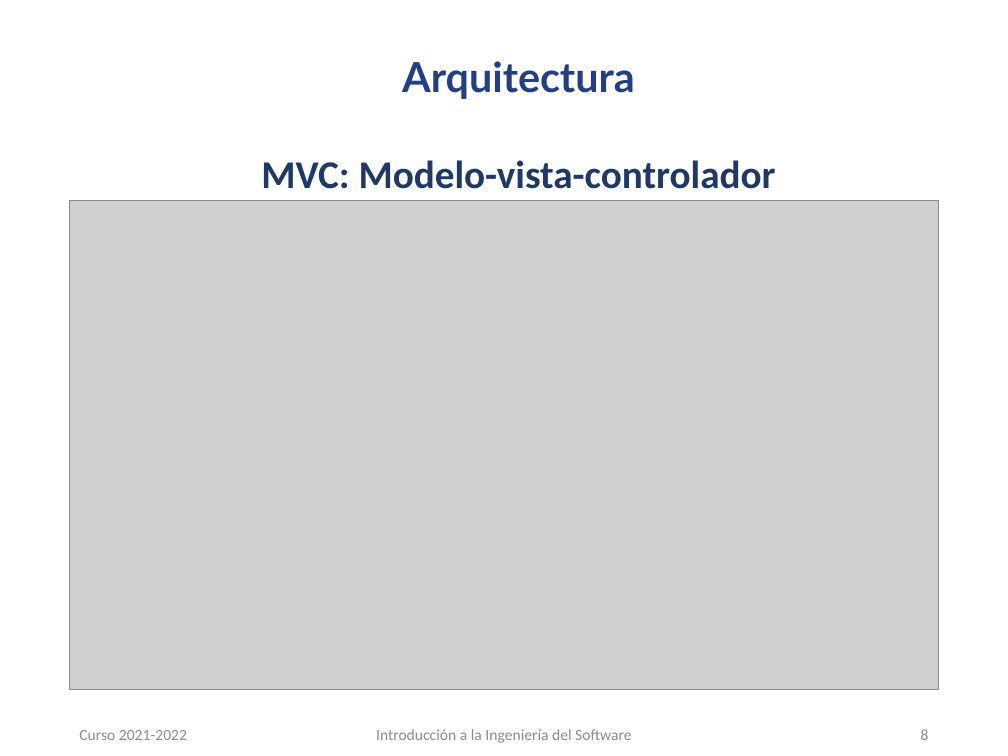
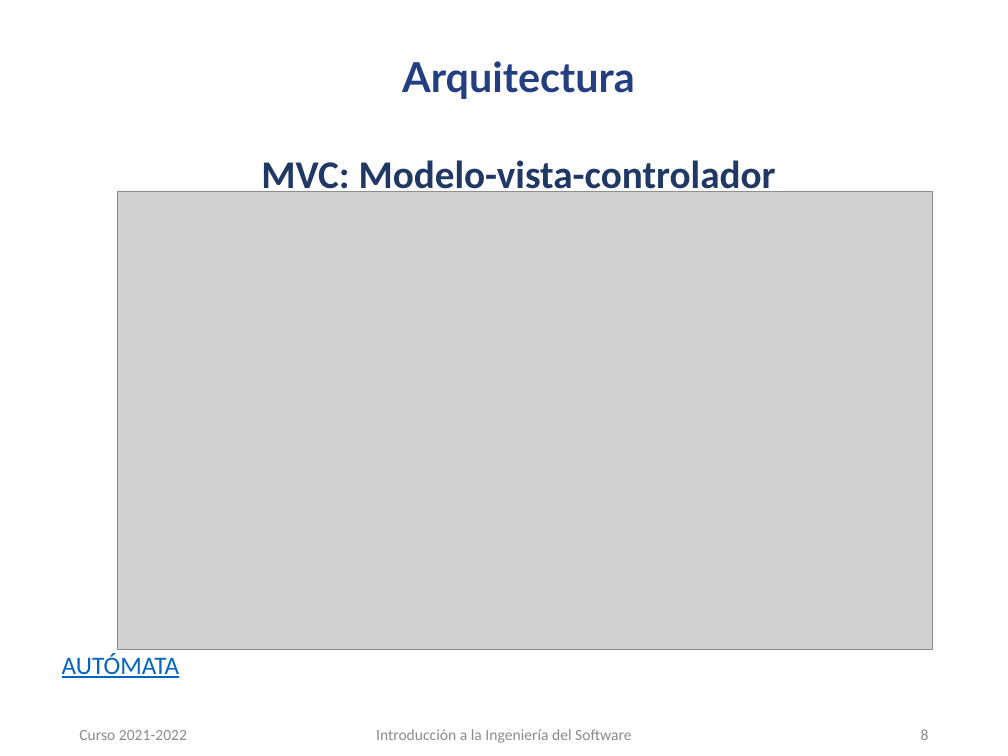
Before and after one commit to carloscmor/PRIMERA_FILA, a slide deck: slide 8 of PFentertainment_presentación.pptx. Drawn at 1008x756 pixels with LibreOffice and Linux fonts; fonts in the diff are those of the drawing; grey boxes stand for pictures; background and template pictures are left out. Boxes give left, top, right and bottom in pixels: in the first picture for what was removed or moved away, otherwise in the second. Text is boxed around its words. In the diff, an @@ line names an element or a change of style, - is before the commit and + after.

Commit message:
Update PFentertainment_presentación.pptx
Se actualiza la presentación, de manera que ahora se incluye la versión 2 de la app, así como un vínculo al autómata del controlador.

```diff
--- a/PFentertainment_presentación.pptx
+++ b/PFentertainment_presentación.pptx
@@ picture: place and size @@
-picture at <box>70,201,938,689</box>
+picture at <box>118,192,932,649</box>
@@ text added at <box>62,654,180,678</box>, 18 pt, text #0563C1, underline @@
+AUTÓMATA
```
Also in this commit, not shown: 1 other slide changed.
